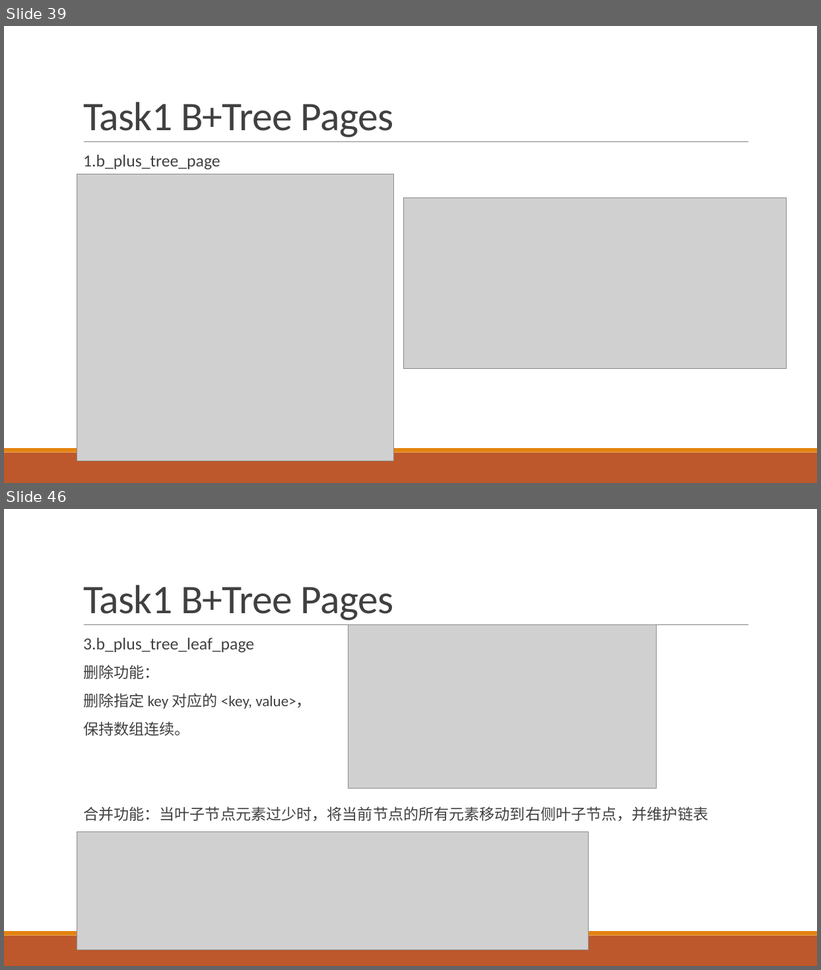
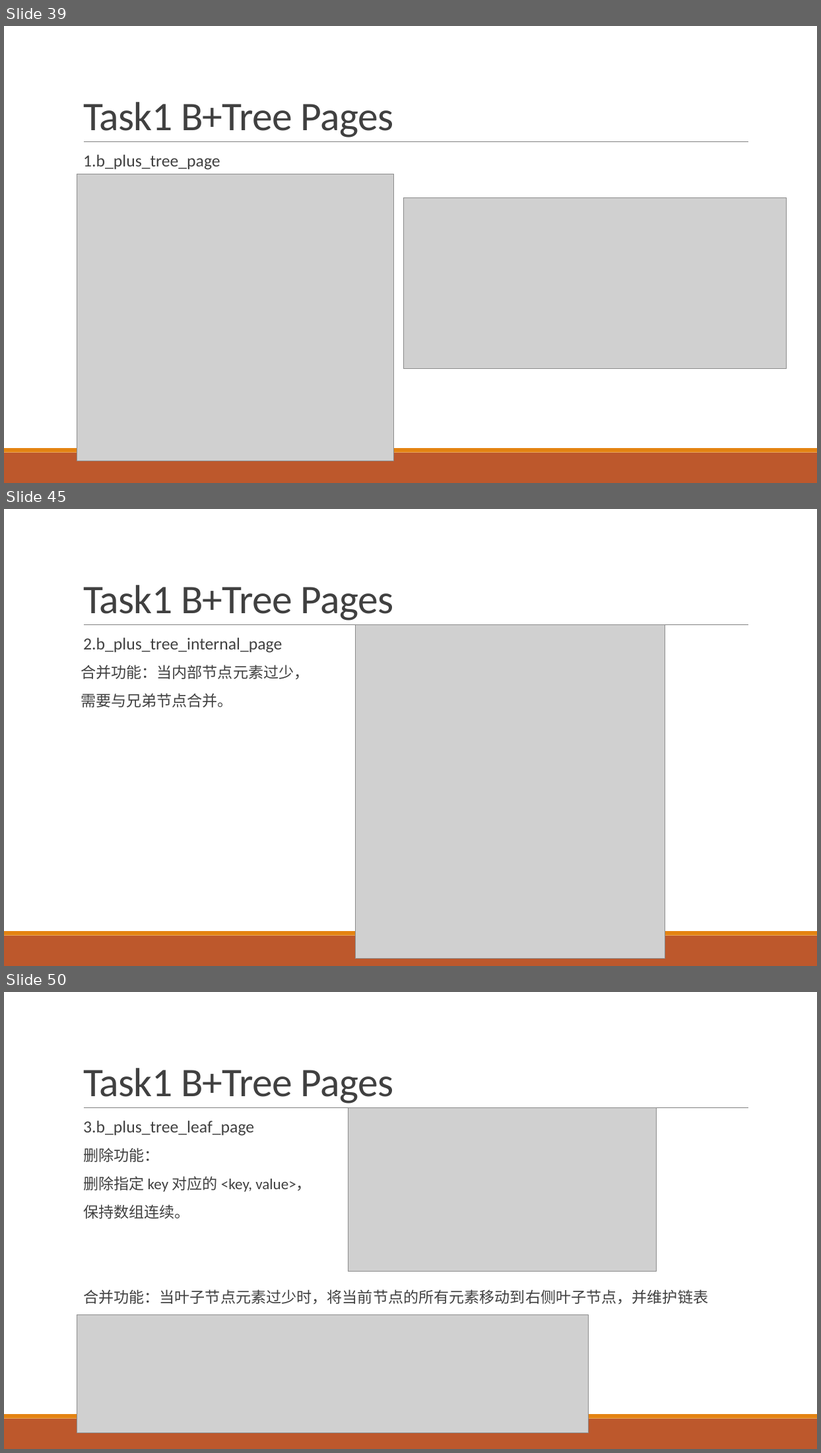
Before and after one commit to SDataBaseGroup/Database-lab, a slide deck: 缓冲区管理器与B+树的总ppt.pptx. Shown one above the other, each under a label of ours: slides 39 and 46 before the commit, slides 39, 45 and 50 after it; the slides between them are not shown. The pictures are 821x970 and 821x1453 pixels, drawn with LibreOffice and Linux fonts; fonts in the diff are those of the drawing; grey boxes stand for pictures. Boxes give left, top, right and bottom in pixels: in the first picture for what was removed or moved away, otherwise in the second. Text is boxed around its words. In the diff, an @@ line names an element or a change of style, - is before the commit and + after.

```diff
--- a/缓冲区管理器与B+树的总ppt.pptx
+++ b/缓冲区管理器与B+树的总ppt.pptx
@@ slide 45 added at (4,509,817,966), background #FFFFFF; not listed: 3 template elements that a slide beside it also shows @@
@@ title added at (83,585,394,621), 48 pt, text #404040 @@
+Task1 B+Tree Pages
@@ picture added at (355,625,665,959) @@
@@ text added at (81,638,309,708), 20 pt, text #404040 @@
+  2.b_plus_tree_internal_page
+合并功能：当内部节点元素过少，
+需要与兄弟节点合并。
@@ what was slide 46 is now slide 50 @@
```
Also in this commit, not shown: 14 slides changed, 4 other slides added.
